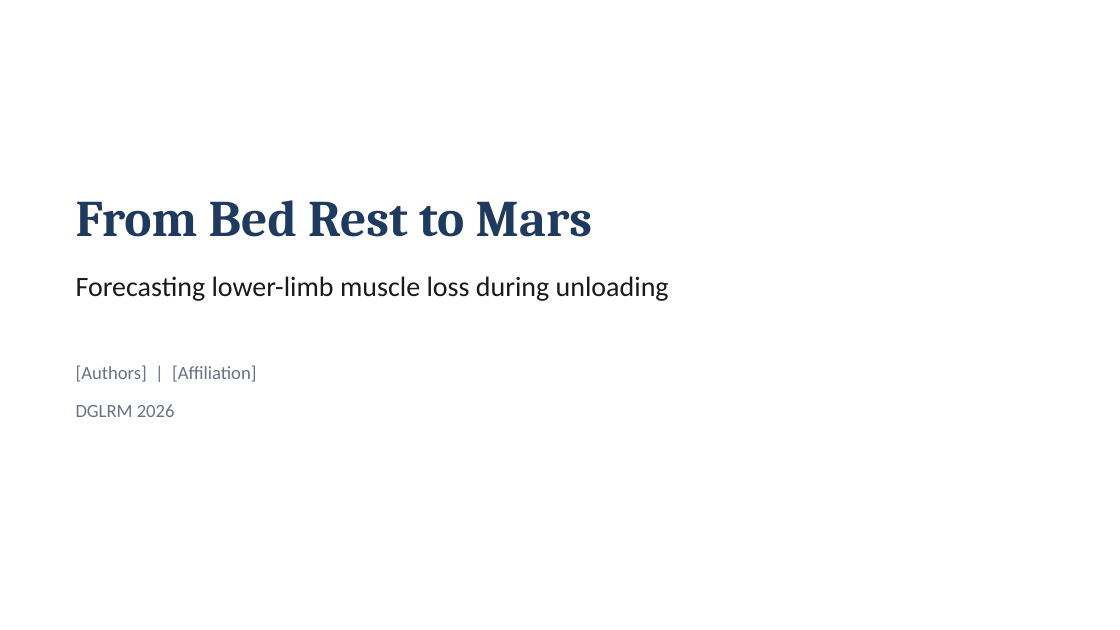
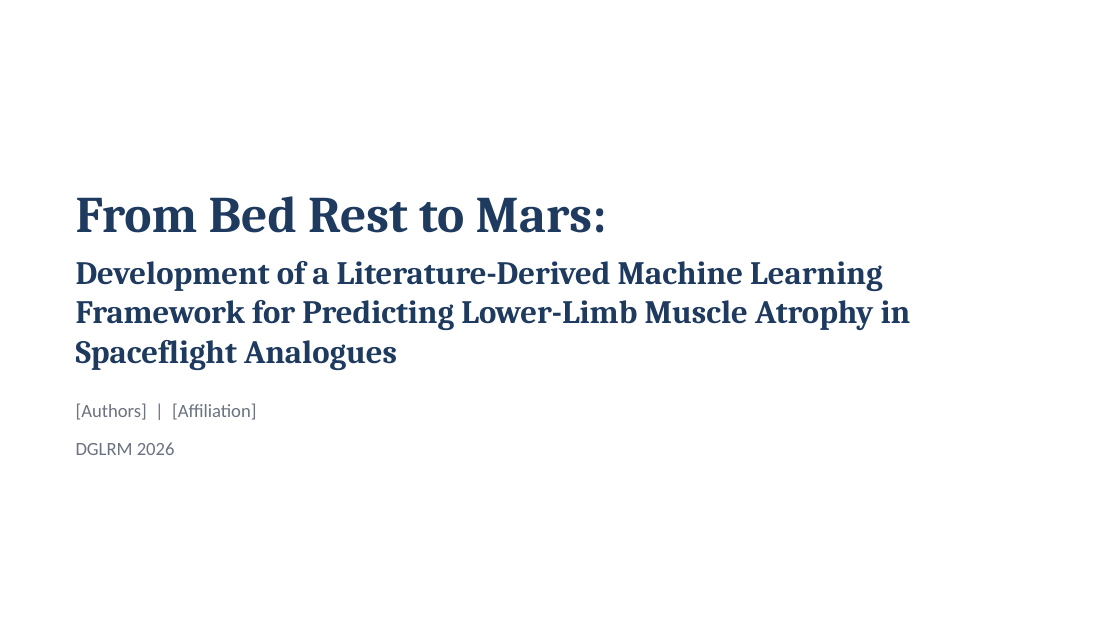
Before and after one commit to MiladBahariQaragoz/BedrestToMars, a slide deck: slide 1 of presentation/bed-rest-to-mars-talk.pptx. Drawn at 1120x630 pixels with LibreOffice and Linux fonts; fonts in the diff are those of the drawing. Boxes give left, top, right and bottom in pixels: in the first picture for what was removed or moved away, otherwise in the second. Text is boxed around its words. In the diff, an @@ line names an element or a change of style, - is before the commit and + after.

```diff
--- a/presentation/bed-rest-to-mars-talk.pptx
+++ b/presentation/bed-rest-to-mars-talk.pptx
@@ text "From Bed Rest to Mars:" at (76,196,911,370): vertical alignment top to bottom @@
@@ text at (76,196,911,370): text changed; size 44 to 28 pt @@
-From Bed Rest to Mars
+From Bed Rest to Mars:
+Development of a Literature-Derived Machine Learning Framework for Predicting Lower-Limb Muscle Atrophy in Spaceflight Analogues
@@ text removed at (76,276,669,301) @@
-Forecasting lower-limb muscle loss during unloading
@@ text "[Authors] | [Affiliation]": place and size @@
-text "[Authors] | [Affiliation]" at (76,365,256,382)
+text "[Authors] | [Affiliation]" at (76,403,256,420)
@@ text "DGLRM 2026": place and size @@
-text "DGLRM 2026" at (76,404,175,417)
+text "DGLRM 2026" at (76,442,175,455)
```
Also in this commit, not shown: 2 other files.
